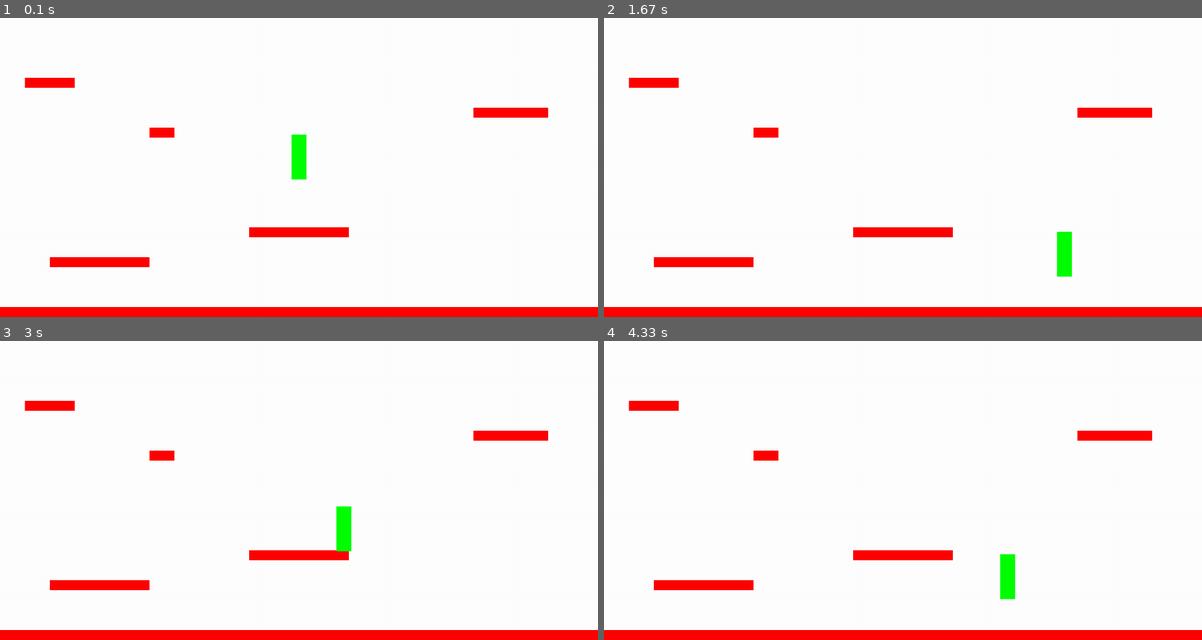
Above: before the commit, frames 1-4 (two rows, left to right).
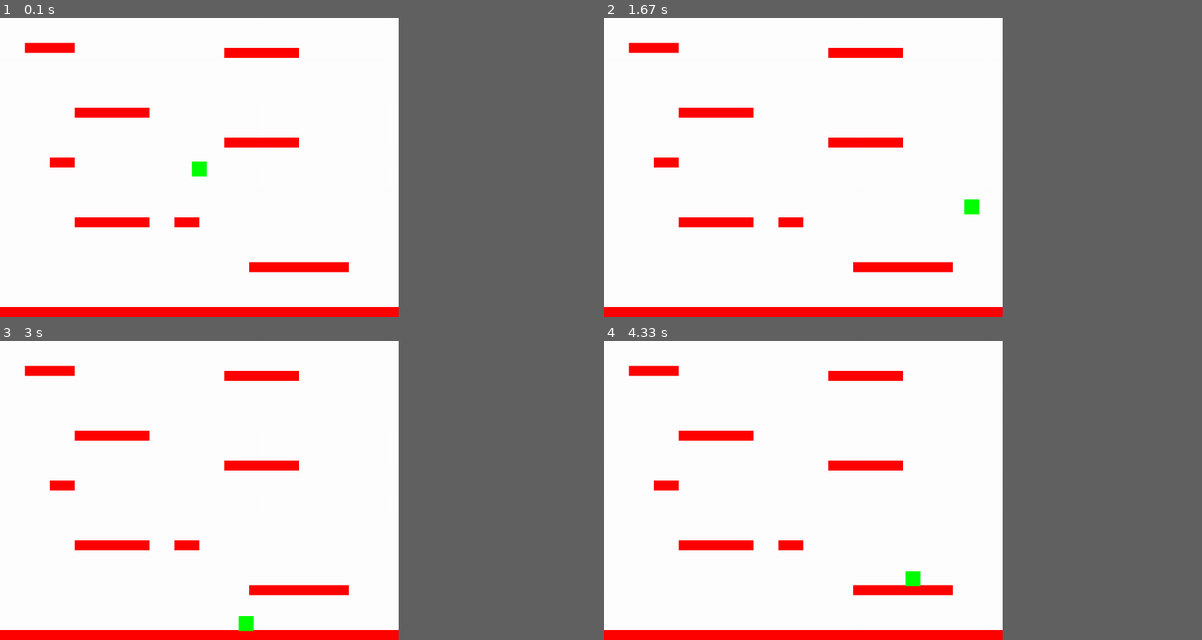
Above: after the commit, the same moments.

Repository: bebopsanders/pygameJetPack
Game: pygame game, started from main.py
Same seed, same stepped clock (60 frames per second), same inputs: the game is played once before the commit and once after it.
Inputs:
- Up to frame 1 (0.1 s): no input
- Up to frame 2 (1.67 s): tap Space at 0.33, 0.73, 1.03, 1.23, 1.53 s; hold D 0.67-1.13 s; hold D 1.17-1.63 s
- Up to frame 3 (3 s): hold A 1.67-2.2 s; tap Space at 1.73, 2.03, 2.3, 2.6, 2.73 s; hold A 2.23-2.63 s; hold D from 2.67 s (still down)
- Up to frame 4 (4.33 s): tap Space at 3.03, 3.4, 3.7, 3.9, 4.2 s; release D at 3.3 s; hold A 3.33-3.8 s; hold D 3.83-4.3 s
In our replay, the window is 900x450 before the commit and 600x450 after it. These sizes can differ from the game's own. Grey fills any space a smaller window leaves; there, only what the larger window draws over its background counts as a difference.

The runs differ from the first frame. In frame 1, 6.4% of the frame differs, in the area x 4-100%, y 8-100%; in frame 2, 6.4%; in frame 3, 6.4%; in frame 4, 6.4%.

Commit message:
switching things up

Diff:
--- a/main.py
+++ b/main.py
@@ -31,17 +31,20 @@
                 if self.playing:
                     self.playing = False
                 self.running = False
+            if event.type == pg.KEYDOWN:
+                if event.key == pg.K_SPACE:
+                    self.player.jump()
     def update(self):
         self.all_sprites.update()
         # check to see if player is 1/4 from the top of screen
-        if self.player.rect.top <= 200:
+        if self.player.rect.top <= HEIGHT/4:
             self.player.pos.y += abs(self.player.vel.y)
             for plat in self.platforms:
                 plat.rect.y += abs(self.player.vel.y)
                 if plat.rect.top >= HEIGHT:
                     plat.kill()
         # spawn new platforms to keep same average number
-        while len(self.platforms) < 7:
+        while len(self.platforms) < 10:
             width = random.randrange(50,200)
             p = Platform(random.randrange(0,WIDTH-width), random.randrange(-75,-30),width,20)
             self.all_sprites.add(p)
--- a/settings.py
+++ b/settings.py
@@ -1,4 +1,4 @@
-WIDTH,HEIGHT = 1200,600
+WIDTH,HEIGHT = 800,600
 FPS = 60
 FONT_NAME = 'arial'
 WHITE = (255,255,255)
@@ -7,11 +7,14 @@
 GREEN = (0,255,0)
 BLUE = (0,0,255)
 
-PLAYER_FRICTION = 0.07
+PLAYER_FRICTION = 0.12
 
 PLAT_LIST = [(0,HEIGHT-20,WIDTH,20),
-            (100,480,200,20),
-            (500,420,200,20),
-            (950,180,150,20),
-            (50,120,100,20),
-            (300,220,50,20)]
+            (100,280,50,20),
+            (500,490,200,20),
+            (450,60,150,20),
+            (150,400,150,20),
+            (450,240,150,20),
+            (150,180,150,20),
+            (50,50,100,20),
+            (350,400,50,20)]
--- a/sprites.py
+++ b/sprites.py
@@ -7,45 +7,30 @@
     def __init__(self, game):
         pg.sprite.Sprite.__init__(self)
         self.game = game
-        self.image = pg.Surface((30,90))
+        self.image = pg.Surface((30,30))
         self.image.fill(GREEN)
         self.rect = self.image.get_rect()
         self.rect.center = (WIDTH/2,HEIGHT/2)
         self.pos = vec(WIDTH/2,HEIGHT/2)
         self.vel = vec(0,0)
         self.acc = vec(0,0)
-        self.jetFule = 100
-        self.last_update = pg.time.get_ticks()
 
     def jump(self):
         self.rect.x += 1
         hits = pg.sprite.spritecollide(self,self.game.platforms,False)
         self.rect.x -= 1
         if hits:
-            self.vel.y = -20
+            self.vel.y = -17
 
-    def activateJetPack(self):
-        if self.jetFule <= 0:
-            now = pg.time.get_ticks()
-            if now - self.last_update > 5000:
-                self.last_update = now
-                self.jetFule += 100
-        if self.jetFule > 0:
-            self.acc.y = -0.24
-            self.jetFule -= 1
 
     def update(self):
-        self.acc = vec(0,1.5)
+        self.acc = vec(0,1)
         keys = pg.key.get_pressed()
         if keys[pg.K_a]:
-            self.acc.x = -0.5
+            self.acc.x = -0.8
         if keys[pg.K_d]:
-            self.acc.x = 0.5
-        if keys[pg.K_w]:
-            self.activateJetPack()
-        elif keys[pg.K_SPACE]:
-            self.jump()
-        self.acc += self.vel * -PLAYER_FRICTION
+            self.acc.x = 0.8
+        self.acc.x += self.vel.x * -PLAYER_FRICTION
         self.vel += self.acc
         self.pos += self.vel + 0.5 * self.acc
         self.rect.midbottom = self.pos
